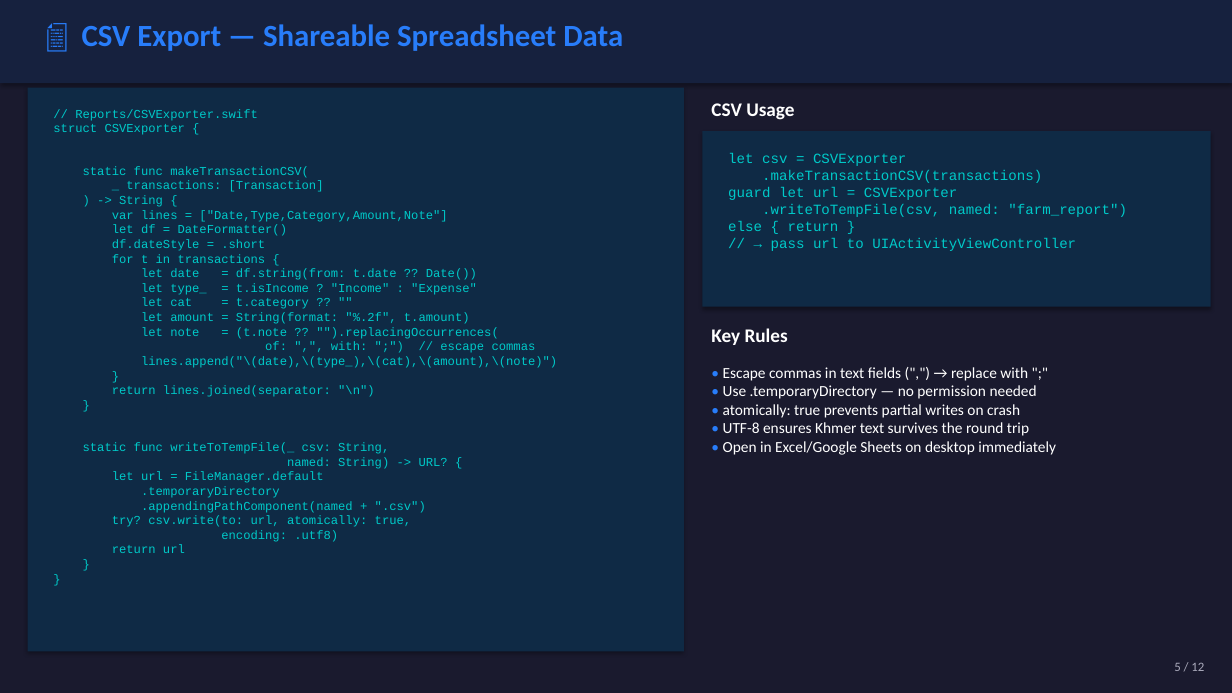
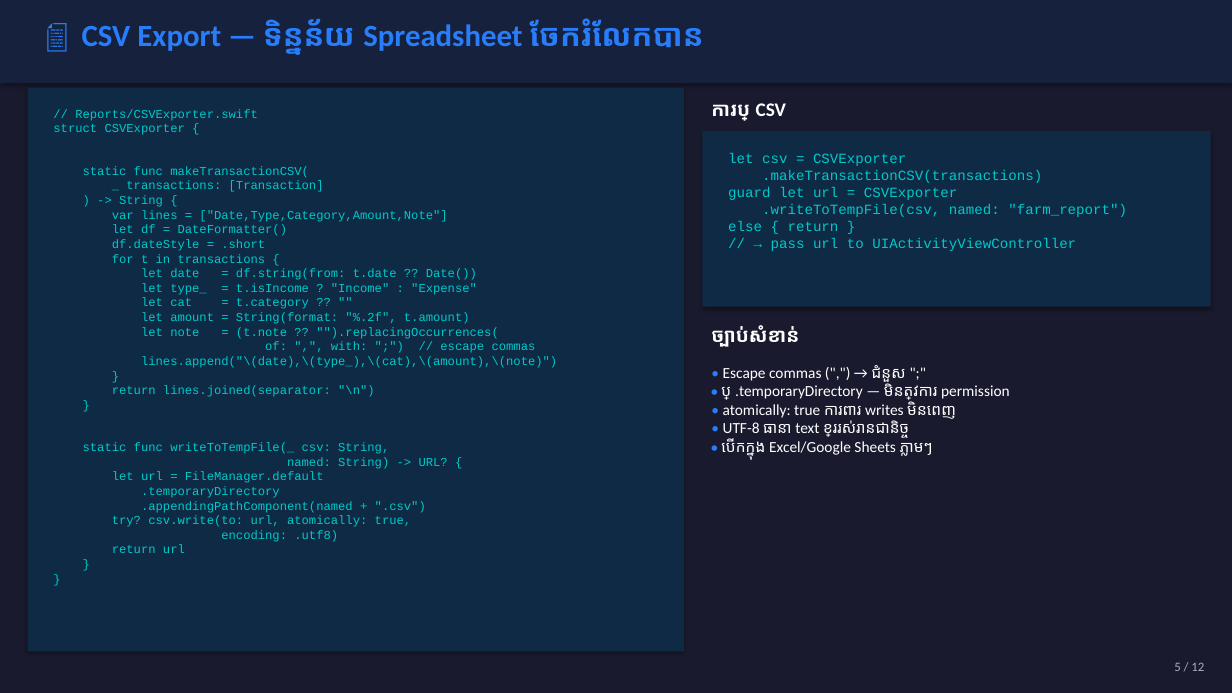
Before and after one commit to NemSothea/SwiftDoc, a slide deck: slide 5 of Week10/Week10_Data_Export_Reports.pptx. Drawn at 1232x693 pixels with LibreOffice and Linux fonts; fonts in the diff are those of the drawing. Boxes give left, top, right and bottom in pixels: in the first picture for what was removed or moved away, otherwise in the second. Text is boxed around its words. In the diff, an @@ line names an element or a change of style, - is before the commit and + after.

```diff
--- a/Week10/Week10_Data_Export_Reports.pptx
+++ b/Week10/Week10_Data_Export_Reports.pptx
@@ text at [82, 18, 704, 54]: text changed @@
-📄 CSV Export — Shareable Spreadsheet Data
+📄 CSV Export — ទិន្នន័យ Spreadsheet ចែករំលែកបាន
@@ text at [711, 103, 786, 121]: text changed @@
-CSV Usage
+ការប្រើ CSV
@@ text at [711, 325, 798, 347]: text changed @@
-Key Rules
+ច្បាប់សំខាន់
@@ text at [721, 365, 1010, 457]: text changed @@
-• Escape commas in text fields (",") → replace with ";"
-• Use .temporaryDirectory — no permission needed
-• atomically: true prevents partial writes on crash
-• UTF-8 ensures Khmer text survives the round trip
-• Open in Excel/Google Sheets on desktop immediately
+• Escape commas (",") → ជំនួស ";"
+• ប្រើ .temporaryDirectory — មិនត្រូវការ permission
+• atomically: true ការពារ writes មិនពេញ
+• UTF-8 ធានា text ខ្មែររស់រានជានិច្ច
+• បើកក្នុង Excel/Google Sheets ភ្លាមៗ
```
Also in this commit, not shown: 11 other slides changed, 21 other files.
